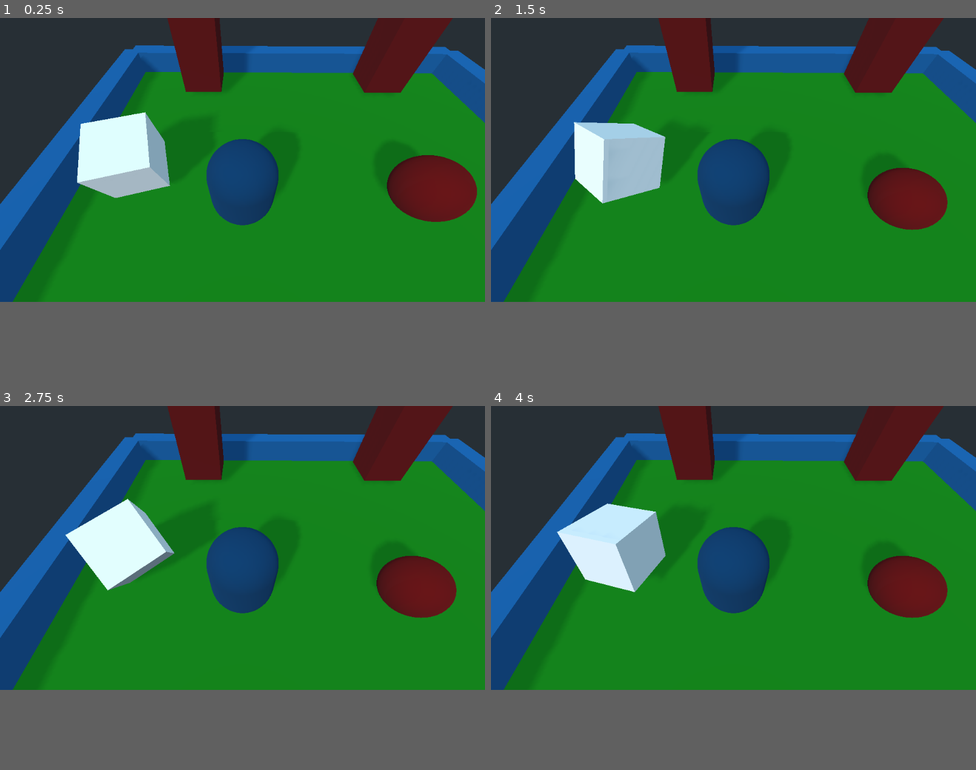
Above: before the commit, frames 1-4 (two rows, left to right).
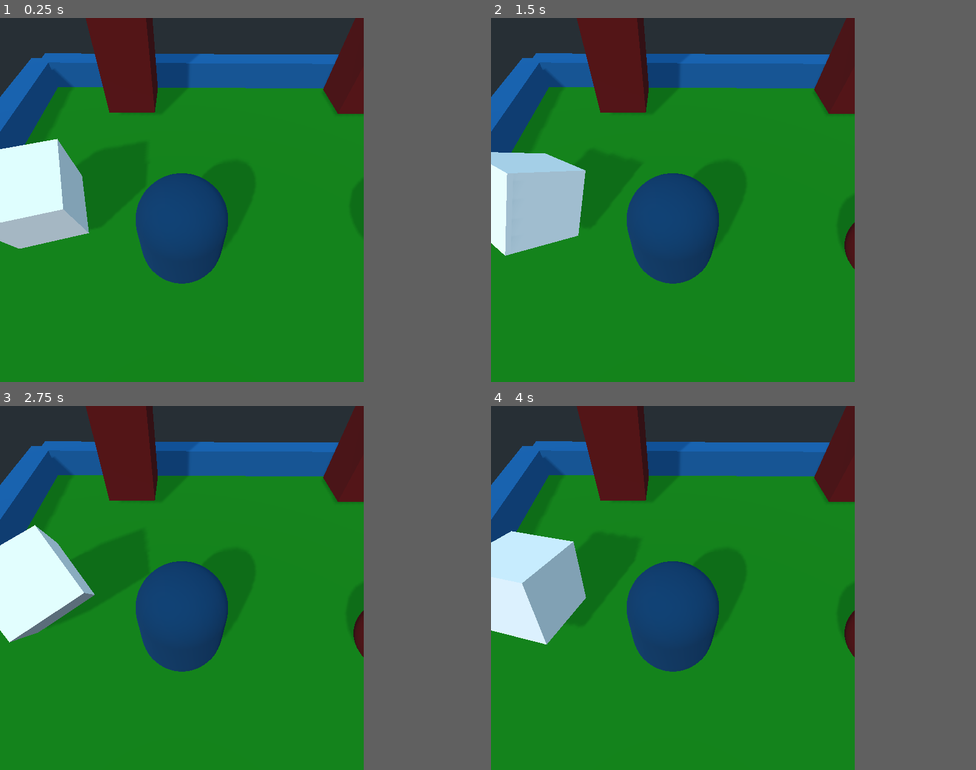
Above: after the commit, the same moments.

Repository: hoel-bagard/InsertionGodot
Game: Godot game, scene res://Tutorial/Scenes/Main.tscn
The game is run twice, just before and just after one commit, with the same random seed, the same clock (stepped at 60 frames per second) and the same inputs.
Inputs:
- Up to frame 1 (0.25 s): no input
- Up to frame 2 (1.5 s): hold Right (ui_right) 0.53-1.28 s; tap Space at 0.77 s; hold Down (ui_down) from 1.28 s (still down)
- Up to frame 3 (2.75 s): tap Space at 1.52 s; release Down (ui_down) at 2.03 s; hold Right (ui_right) from 2.03 s (still down)
- Up to frame 4 (4 s): release Right (ui_right) at 2.78 s; hold Up (ui_up) 2.78-3.53 s; tap Space at 3.02, 3.77 s; hold Left (ui_left) from 3.53 s (still down)
The window is 800x468 before the commit and 600x600 after it. Grey fills any space a smaller window leaves; there, only what the larger window draws over its background counts as a difference.

The runs differ from the first frame. In frame 1, 37% of the frame differs, in the area x 0-100%, y 0-78%; in frame 2, 37%; in frame 3, 36%; in frame 4, 37%.

Commit message:
Made screenshots transmission work (in a dirty way)

Diff:
--- a/Communication/Server.gd
+++ b/Communication/Server.gd
@@ -52,18 +52,20 @@
 
 		# Answer
 		# capture screen
-		# var img = get_viewport().get_texture().get_data()
+		var img = get_viewport().get_texture().get_data()
 		# img.save_png("res://screenshot.png")
-		# img = Marshalls.variant_to_base64(img)
-		# img = Marshalls.raw_to_base64(img.get_buffer(img.get_len()))
+		img.crop(600, 600)
+		img.convert(4)
+		img = String(Array(img.get_data()))
+		img = Marshalls.variant_to_base64(img)
+		# img = Marshalls.raw_to_base64(img)  # img.get_buffer(img.get_len()))
 		var data = {
 			"action": "FIRST",
-			# "image": img,
+			"image": img,
 			"coord": peg_coord,
 			"done": 0
 		}
 		send_var(JSON.print(data))
-
 
 
 func send_var(msg: String) -> void:
--- a/Tutorial/Scripts/Peg.gd
+++ b/Tutorial/Scripts/Peg.gd
@@ -13,7 +13,7 @@
 
 func _physics_process(delta):
 	# manual_move(delta)
-	move_and_slide(linear_velocity, Vector3(0, 1, 0))
+	linear_velocity = move_and_slide(linear_velocity, Vector3(0, 1, 0))
 	rotate_x(angular_velocity[0] * delta)
 	rotate_y(angular_velocity[1] * delta)
 	rotate_z(angular_velocity[2] * delta)
--- a/project.godot
+++ b/project.godot
@@ -19,6 +19,11 @@
 run/main_scene="res://Tutorial/Scenes/Main.tscn"
 config/icon="res://icon.png"
 
+[display]
+
+window/size/width=600
+window/size/always_on_top=true
+
 [logging]
 
 file_logging/log_path="res://logs/log.txt"
